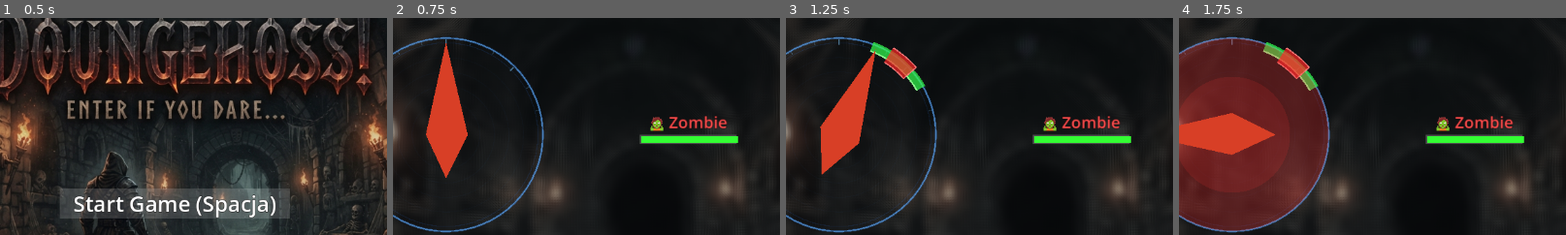
Above: before the commit, frames 1-4 (left to right).
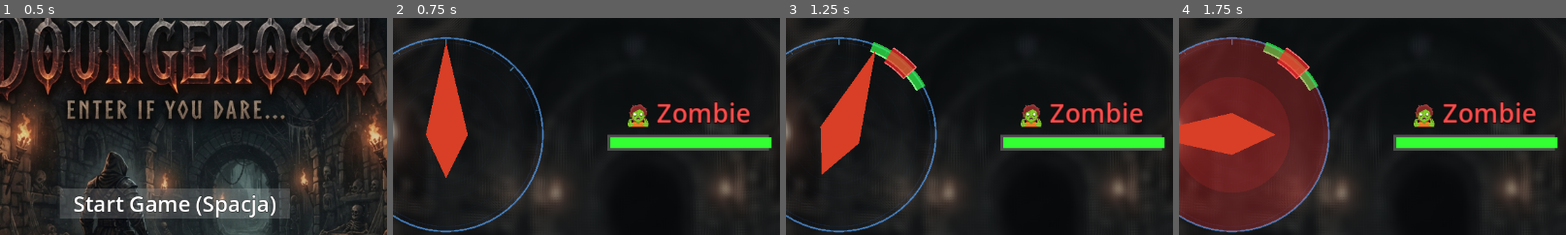
Above: after the commit, the same moments.

Repository: arkadiusz-guzikowski/dungeon
Game: Godot game, scene res://main_menu.tscn
Same seed, same stepped clock (60 frames per second), same inputs: the game is played once before the commit and once after it. Sound files missing from this copy of the repository are replaced by a short silence.
Inputs:
- Up to frame 1 (0.5 s): no input
- Up to frame 2 (0.75 s): tap Enter (ui_accept) at 0.5 s; hold Right (ui_right) from 0.53 s (still down)
- Up to frame 3 (1.25 s): keep holding Right (ui_right); tap Enter (ui_accept) at 0.77 s
- Up to frame 4 (1.75 s): release Right (ui_right) at 1.28 s; hold Down (ui_down) from 1.28 s (still down); tap Enter (ui_accept) at 1.52 s
The pictures show only the part of the screen within x 28-77%, y 23-73%; the shares and areas given below are measured in that part.

Frame 1 is identical in both runs. In frame 2, 4.4% of the frame differs, in the area x 55-98%, y 38-62%; in frame 3, 4.4%; in frame 4, 4.4%.

Commit message:
Zwiększono rozmiar zombie, nazwy i HP bara

Diff:
--- a/monster.tscn
+++ b/monster.tscn
@@ -6,29 +6,29 @@
 script = ExtResource("1")
 
 [node name="NameLabel" type="Label" parent="."]
-offset_left = -60.0
-offset_top = -30.0
-offset_right = 60.0
+offset_left = -100.0
+offset_top = -50.0
+offset_right = 100.0
 offset_bottom = -10.0
 theme_override_colors/font_color = Color(1, 0.3, 0.3, 1)
 theme_override_colors/font_outline_color = Color(0, 0, 0, 1)
-theme_override_constants/outline_size = 2
-theme_override_font_sizes/font_size = 20
+theme_override_constants/outline_size = 3
+theme_override_font_sizes/font_size = 32
 text = "🧟 Zombie"
 horizontal_alignment = 1
 
 [node name="HPBar" type="ColorRect" parent="."]
-offset_left = -60.0
+offset_left = -100.0
 offset_top = 0.0
-offset_right = 60.0
-offset_bottom = 12.0
+offset_right = 100.0
+offset_bottom = 20.0
 color = Color(0.3, 0.3, 0.3, 1)
 
 [node name="HPFill" type="ColorRect" parent="HPBar"]
-offset_left = 2.0
-offset_top = 2.0
-offset_right = 118.0
-offset_bottom = 10.0
+offset_left = 3.0
+offset_top = 3.0
+offset_right = 197.0
+offset_bottom = 17.0
 color = Color(0.2, 1, 0.2, 1)
 
 [node name="DamageLabel" type="Label" parent="."]
